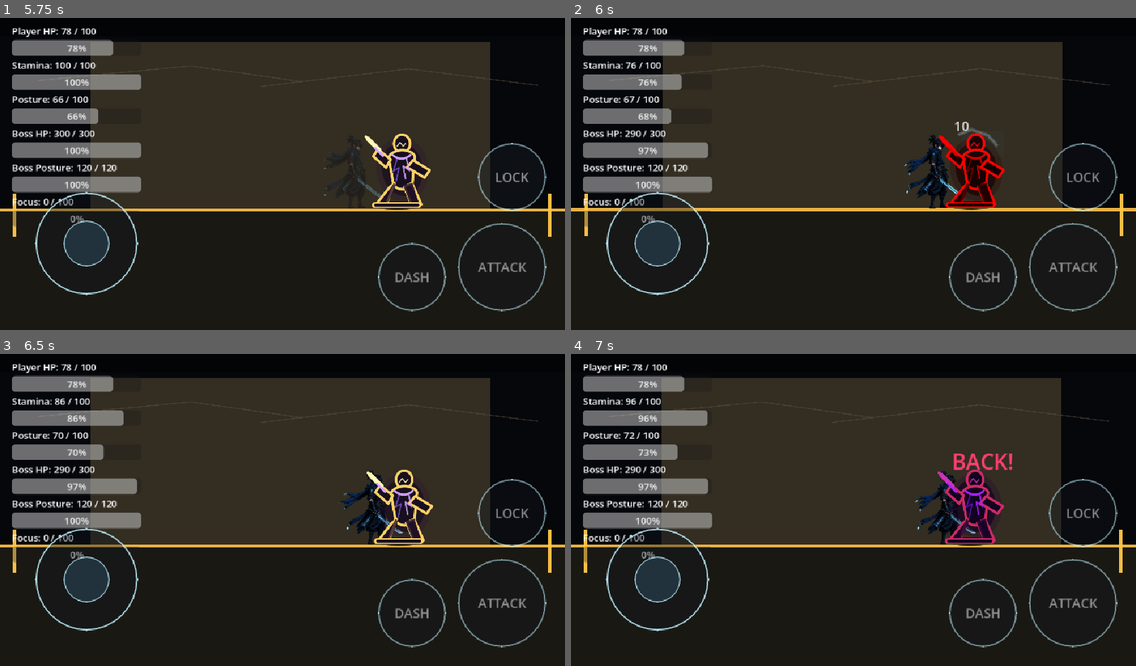
Above: before the commit, frames 1-4 (two rows, left to right).
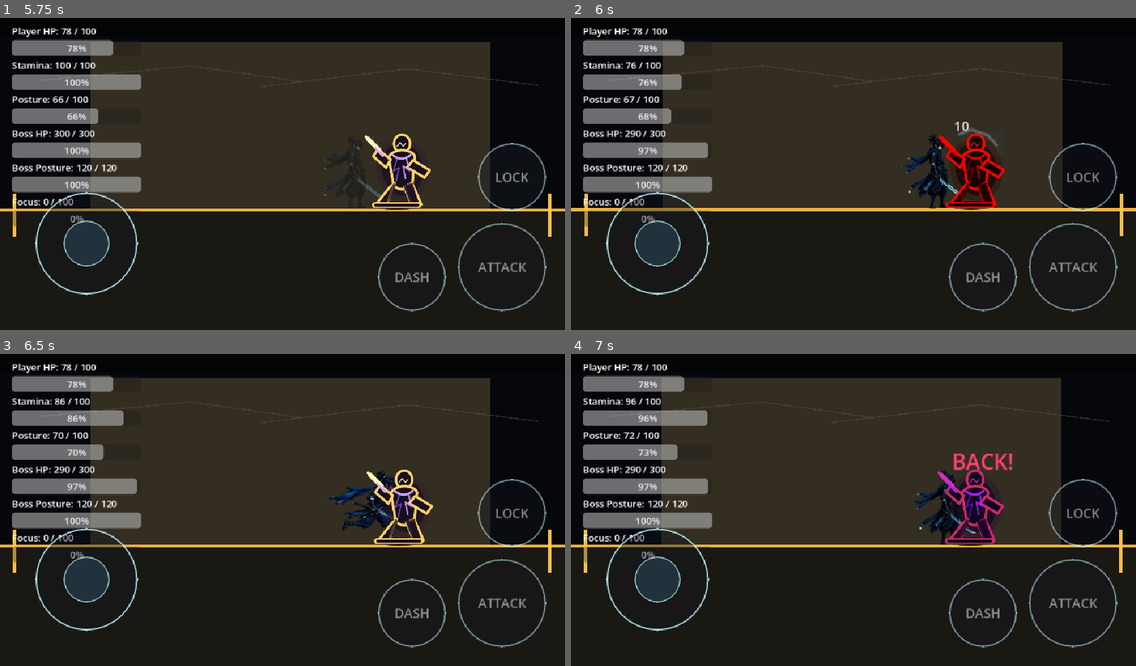
Above: after the commit, the same moments.

Repository: shanwinder/lastblade
Game: Godot game, scene res://scenes/main/BossBrokenMaster.tscn
Same seed, same stepped clock (60 frames per second), same inputs: the game is played once before the commit and once after it.
Inputs (mouse positions are in pixels of both pictures, inside the frame that each line leads up to):
- Up to frame 1 (5.75 s): click "START" at 0.5 s; click "SKIP" at 1.25 s; click "SKIP" at 2 s; click "ATTACK" at 2.75 s; click "DASH" at 3.5 s; click "LOCK" at 4.25 s; click "LOCKED" at 5 s
- Up to frame 2 (6 s): tap Enter at 5.75 s; move the mouse to (977, 155) at 5.77 s; hold Right (ui_right) from 5.78 s (still down); tap A (attack) at 5.85 s; click (977, 155) at 5.92 s
- Up to frame 3 (6.5 s): keep holding Right (ui_right); tap S (dash) at 6.05 s
- Up to frame 4 (7 s): release Right (ui_right) at 6.5 s; drag from (740, 522) to (977, 506) at 6.52 s

Frame 1 is identical in both runs. In frame 2, 0.2% of the frame differs, in the area x 58-69%, y 37-62%; in frame 3, 0.8%, in the area x 58-72%, y 37-62%; in frame 4, 0.2%.

Commit message:
Switch player visual between idle and run animation

Diff:
--- a/last-blade-trial/player_animated_idle_visual_manager.gd
+++ b/last-blade-trial/player_animated_idle_visual_manager.gd
@@ -2,24 +2,36 @@
 
 # =========================
 # PlayerAnimatedIdleVisualManager.gd
-# ตัวจัดภาพ idle animation ของ Player ช่วงเปลี่ยนผ่านจาก Sprite2D ไป AnimatedSprite2D
+# ตัวจัดภาพ animation ของ Player ช่วงเปลี่ยนผ่านจาก Sprite2D ไป AnimatedSprite2D
 # ใช้ AnimatedSprite2D เป็นภาพที่ผู้เล่นเห็นจริง แต่ยังเก็บ Sprite2D เดิมไว้เป็น compatibility layer
-# เพื่อไม่ให้ dash trail / feedback สี / player.gd เดิมพังใน Phase 4
+# เพื่อไม่ให้ dash trail / feedback สี / player.gd เดิมพังในช่วงเปลี่ยนผ่าน
 # =========================
 
 # เปิด/ปิดระบบภาพ AnimatedSprite2D
 @export var animated_idle_enabled: bool = true
 
+# อ้างอิง Player หลัก ถ้าเว้นไว้จะใช้ parent ของ manager เป็น Player
+@export var player_path: NodePath = NodePath("..")
+
 # อ้างอิง Sprite2D เดิมที่ player.gd ยังใช้อยู่
 @export var legacy_sprite_path: NodePath = NodePath("../Sprite2D")
 
-# อ้างอิง AnimatedSprite2D ใหม่ที่ใช้แสดง idle animation จริง
+# อ้างอิง AnimatedSprite2D ใหม่ที่ใช้แสดง animation จริง
 @export var animated_sprite_path: NodePath = NodePath("../AnimatedSprite2D")
 
 # ชื่อ animation idle ใน SpriteFrames resource
 @export var idle_animation_name: StringName = &"idle"
 
-# ถ้า true จะซ่อน Sprite2D เดิม เพื่อไม่ให้ภาพนิ่งซ้อนกับ idle animation
+# ชื่อ animation run ใน SpriteFrames resource
+@export var run_animation_name: StringName = &"run"
+
+# เปิด/ปิดการเลือก run animation จากความเร็วของ Player
+@export var run_animation_enabled: bool = true
+
+# ความเร็วแนวนอนขั้นต่ำที่จะถือว่า Player กำลังวิ่ง
+@export var run_velocity_threshold: float = 8.0
+
+# ถ้า true จะซ่อน Sprite2D เดิม เพื่อไม่ให้ภาพนิ่งซ้อนกับ AnimatedSprite2D
 @export var hide_legacy_sprite: bool = true
 
 # ถ้า true จะ sync flip_h จาก Sprite2D เดิมไป AnimatedSprite2D
@@ -31,6 +43,7 @@
 # เปิด/ปิด debug print ตอน setup
 @export var debug_print_visual: bool = true
 
+var player: Node = null
 var legacy_sprite: Sprite2D = null
 var animated_sprite: AnimatedSprite2D = null
 
@@ -52,6 +65,11 @@
 
 
 func setup_references() -> void:
+	# หา Player จาก path ก่อน ถ้าไม่เจอให้ใช้ parent เป็น fallback
+	player = get_node_or_null(player_path)
+	if player == null:
+		player = get_parent()
+
 	# หา Sprite2D เดิมจาก path
 	legacy_sprite = get_node_or_null(legacy_sprite_path) as Sprite2D
 
@@ -59,10 +77,8 @@
 	animated_sprite = get_node_or_null(animated_sprite_path) as AnimatedSprite2D
 
 	if animated_idle_enabled and is_instance_valid(animated_sprite):
-		# ให้ idle animation เล่นวนทันทีเมื่อพร้อม
-		if animated_sprite.sprite_frames != null and animated_sprite.sprite_frames.has_animation(idle_animation_name):
-			animated_sprite.animation = idle_animation_name
-			animated_sprite.play(idle_animation_name)
+		# ให้ animation เริ่มจาก idle เมื่อพร้อม
+		play_animation_safely(idle_animation_name)
 
 	if hide_legacy_sprite and is_instance_valid(legacy_sprite):
 		# ซ่อนภาพนิ่งเดิมเพื่อไม่ให้ซ้อนกับ AnimatedSprite2D
@@ -70,7 +86,7 @@
 		legacy_sprite.visible = false
 
 	if debug_print_visual and is_instance_valid(animated_sprite):
-		print("PlayerAnimatedIdleVisualManager ready. Animation =", idle_animation_name)
+		print("PlayerAnimatedIdleVisualManager ready. Idle =", idle_animation_name, " Run =", run_animation_name)
 
 
 func process_visual_sync() -> void:
@@ -86,13 +102,12 @@
 	if hide_legacy_sprite:
 		legacy_sprite.visible = false
 
-	# ให้ AnimatedSprite2D แสดงผลและเล่น idle ต่อเนื่อง
+	# ให้ AnimatedSprite2D แสดงผลเสมอในช่วงที่ใช้ visual ใหม่
 	animated_sprite.visible = true
-	if animated_sprite.sprite_frames != null and animated_sprite.sprite_frames.has_animation(idle_animation_name):
-		if animated_sprite.animation != idle_animation_name:
-			animated_sprite.animation = idle_animation_name
-		if not animated_sprite.is_playing():
-			animated_sprite.play(idle_animation_name)
+
+	# เลือก idle/run จากสถานะ Player
+	var target_animation: StringName = choose_player_animation()
+	play_animation_safely(target_animation)
 
 	# sync การหันซ้าย/ขวาจากระบบเก่า เพื่อให้ไม่แยก logic ซ้ำหลายที่
 	if sync_flip_from_legacy:
@@ -103,6 +118,70 @@
 		animated_sprite.modulate = legacy_sprite.modulate
 
 
+func choose_player_animation() -> StringName:
+	# ตอนนี้มีแค่ idle/run เท่านั้น
+	# ถ้ากำลังโจมตี dash โดนตี หรือ posture broken ให้ fallback เป็น idle ก่อน
+	# เพื่อไม่ให้ run animation เล่นทับ action ที่ยังไม่มี animation ของตัวเอง
+	if not run_animation_enabled:
+		return idle_animation_name
+
+	if not is_instance_valid(player):
+		return idle_animation_name
+
+	if get_bool_value(player, "is_dead"):
+		return idle_animation_name
+
+	if get_bool_value(player, "is_posture_broken"):
+		return idle_animation_name
+
+	if get_bool_value(player, "is_knocked_back"):
+		return idle_animation_name
+
+	if get_bool_value(player, "is_dashing"):
+		return idle_animation_name
+
+	if get_bool_value(player, "is_attacking"):
+		return idle_animation_name
+
+	var velocity_value = player.get("velocity")
+	if velocity_value is Vector2:
+		var player_velocity: Vector2 = velocity_value
+		if absf(player_velocity.x) > run_velocity_threshold:
+			return run_animation_name
+
+	return idle_animation_name
+
+
+func play_animation_safely(animation_name: StringName) -> void:
+	# เล่น animation เฉพาะถ้ามีอยู่จริงใน SpriteFrames
+	if not is_instance_valid(animated_sprite):
+		return
+
+	if animated_sprite.sprite_frames == null:
+		return
+
+	if not animated_sprite.sprite_frames.has_animation(animation_name):
+		animation_name = idle_animation_name
+		if not animated_sprite.sprite_frames.has_animation(animation_name):
+			return
+
+	if animated_sprite.animation != animation_name:
+		animated_sprite.play(animation_name)
+		return
+
+	if not animated_sprite.is_playing():
+		animated_sprite.play(animation_name)
+
+
+func get_bool_value(target: Node, property_name: String) -> bool:
+	# อ่านค่า bool จาก Player แบบปลอดภัย เผื่อ property ไม่มีในอนาคต
+	var value = target.get(property_name)
+	if value == null:
+		return false
+
+	return value == true
+
+
 func are_references_ready() -> bool:
-	# ต้องมีทั้ง Sprite2D เดิมและ AnimatedSprite2D ใหม่
-	return is_instance_valid(legacy_sprite) and is_instance_valid(animated_sprite)
+	# ต้องมี Player, Sprite2D เดิม และ AnimatedSprite2D ใหม่
+	return is_instance_valid(player) and is_instance_valid(legacy_sprite) and is_instance_valid(animated_sprite)
